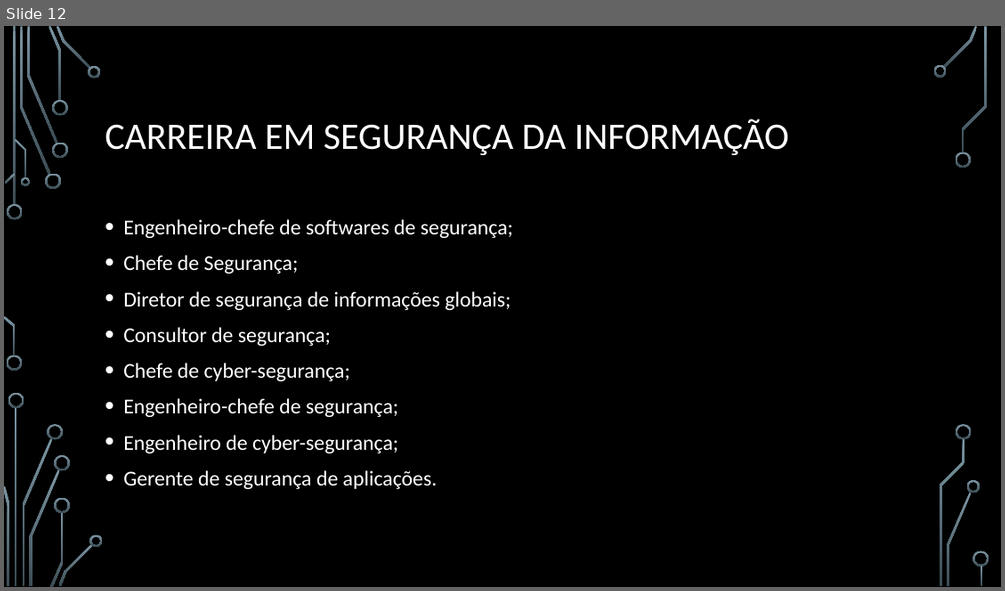
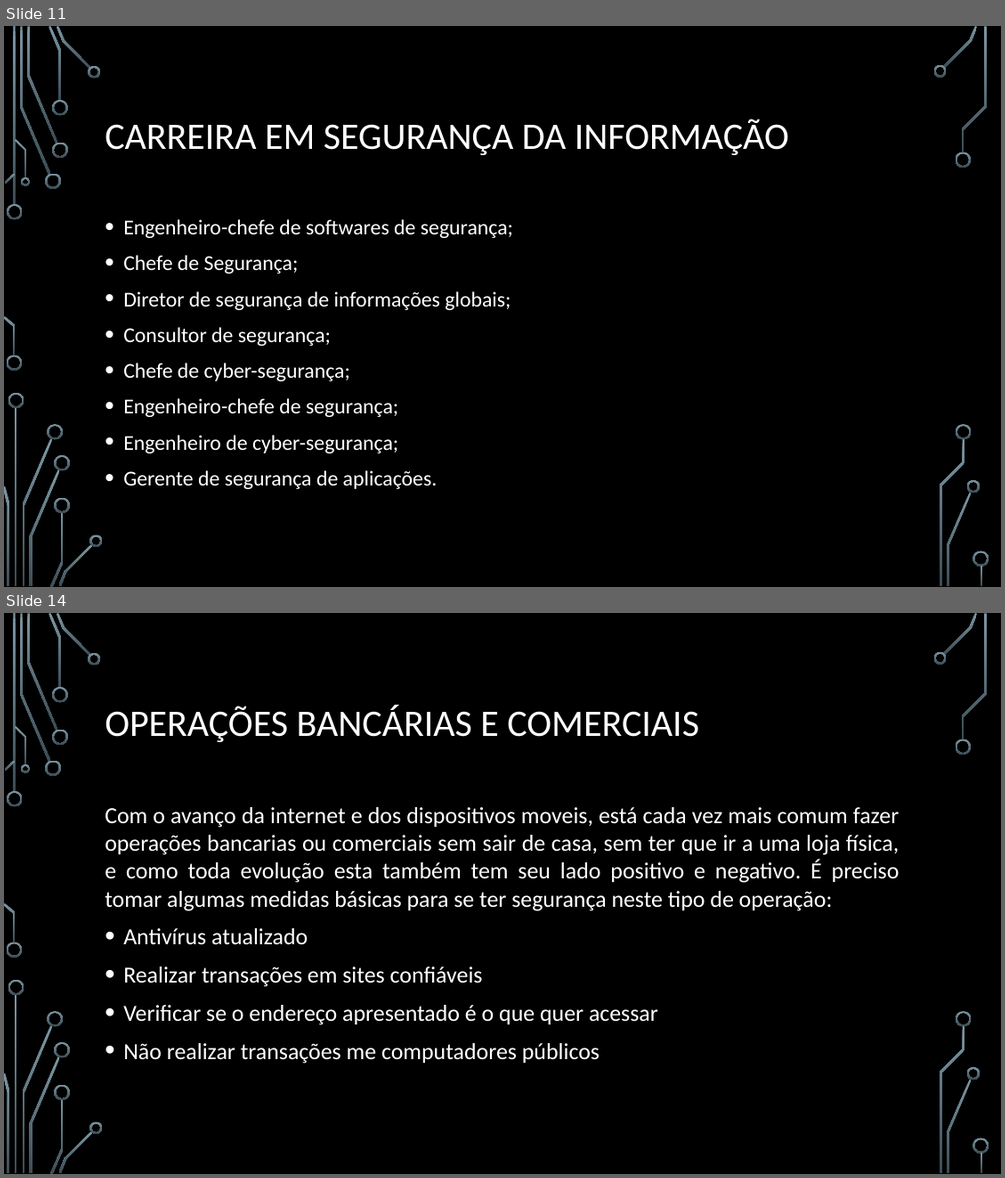
Before and after one commit to webbester/RodrigodAnjos, a slide deck: PI - Seg de Software/information_security.pptx. Shown one above the other, each under a label of ours: slide 12 before the commit, slides 11 and 14 after it; the slides between them are not shown. The pictures are 1005x591 and 1005x1178 pixels, drawn with LibreOffice and Linux fonts; fonts in the diff are those of the drawing; background and template pictures are left out. Boxes give left, top, right and bottom in pixels: in the first picture for what was removed or moved away, otherwise in the second. Text is boxed around its words. In the diff, an @@ line names an element or a change of style, - is before the commit and + after.

```diff
--- a/PI - Seg de Software/information_security.pptx
+++ b/PI - Seg de Software/information_security.pptx
@@ slide 14 added at bbox=[4, 613, 1001, 1174], background picture (left out); not listed: 36 template elements that a slide beside it also shows @@
@@ title added at bbox=[105, 705, 699, 742], 36 pt, text #FFFFFF @@
+OPERAÇÕES BANCÁRIAS E COMERCIAIS
@@ text added at bbox=[105, 807, 899, 1063], 22.2 pt, text #FFFFFF @@
+Com o avanço da internet e dos dispositivos moveis, está cada vez mais comum fazer operações bancarias ou comerciais sem sair de casa, sem ter que ir a uma loja física, e como toda evolução esta também tem seu lado positivo e negativo. É preciso tomar algumas medidas básicas para se ter segurança neste tipo de operação:
+• Antivírus atualizado
+• Realizar transações em sites confiáveis
+• Verificar se o endereço apresentado é o que quer acessar
+• Não realizar transações me computadores públicos
@@ what was slide 12 is now slide 11 @@
```
Also in this commit, not shown: 3 slides changed, 10 other slides added, 1 slide removed, 4 other files.
